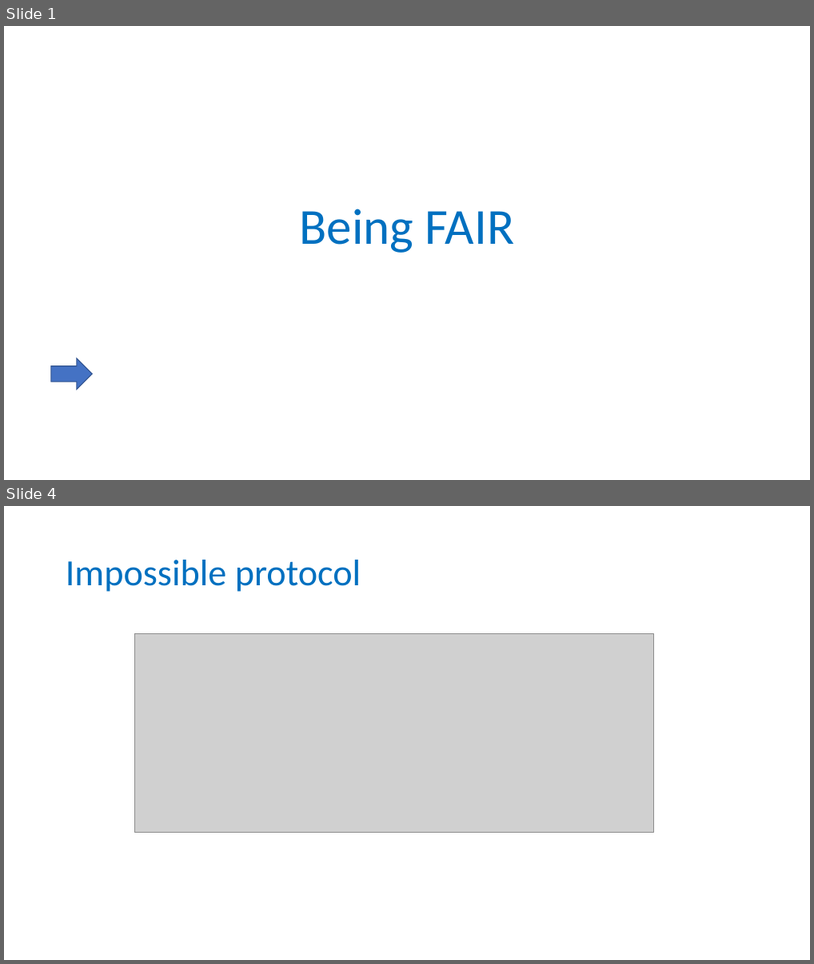
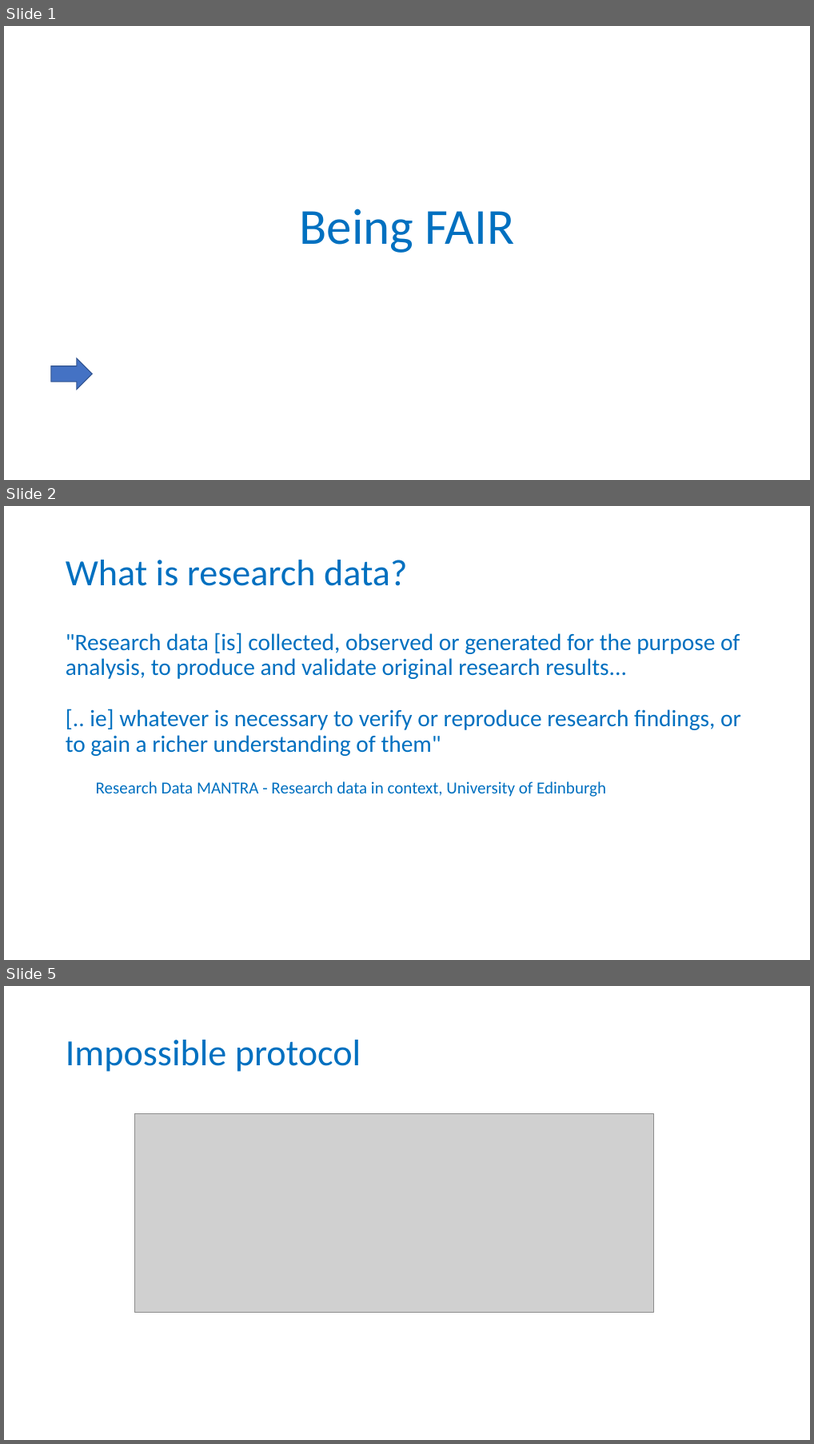
Before and after one commit to carpentries-incubator/fair-for-leaders, a slide deck: instructors/02-Being_FAIR.pptx. Shown one above the other, each under a label of ours: slides 1 and 4 before the commit, slides 1, 2 and 5 after it; the slides between them are not shown. The pictures are 814x964 and 814x1444 pixels, drawn with LibreOffice and Linux fonts; fonts in the diff are those of the drawing; grey boxes stand for pictures; background and template pictures are left out. Boxes give left, top, right and bottom in pixels: in the first picture for what was removed or moved away, otherwise in the second. Text is boxed around its words. In the diff, an @@ line names an element or a change of style, - is before the commit and + after.

Commit message:
Added slide for research data definition, and text and pic for data from publications

```diff
--- a/instructors/02-Being_FAIR.pptx
+++ b/instructors/02-Being_FAIR.pptx
@@ slide 2 added at [4,506,810,960], background #FFFFFF @@
@@ title added at [66,560,407,586], 44 pt, text #0070C0 @@
+What is research data?
@@ text added at [66,632,742,796], 28 pt, text #0070C0 @@
+"Research data [is] collected, observed or generated for the purpose of analysis, to produce and validate original research results...
+[.. ie] whatever is necessary to verify or reproduce research findings, or to gain a richer understanding of them"
+  Research Data MANTRA - Research data in context, University of Edinburgh
@@ what was slide 4 is now slide 5 @@
```
Also in this commit, not shown: 3 slides changed.
